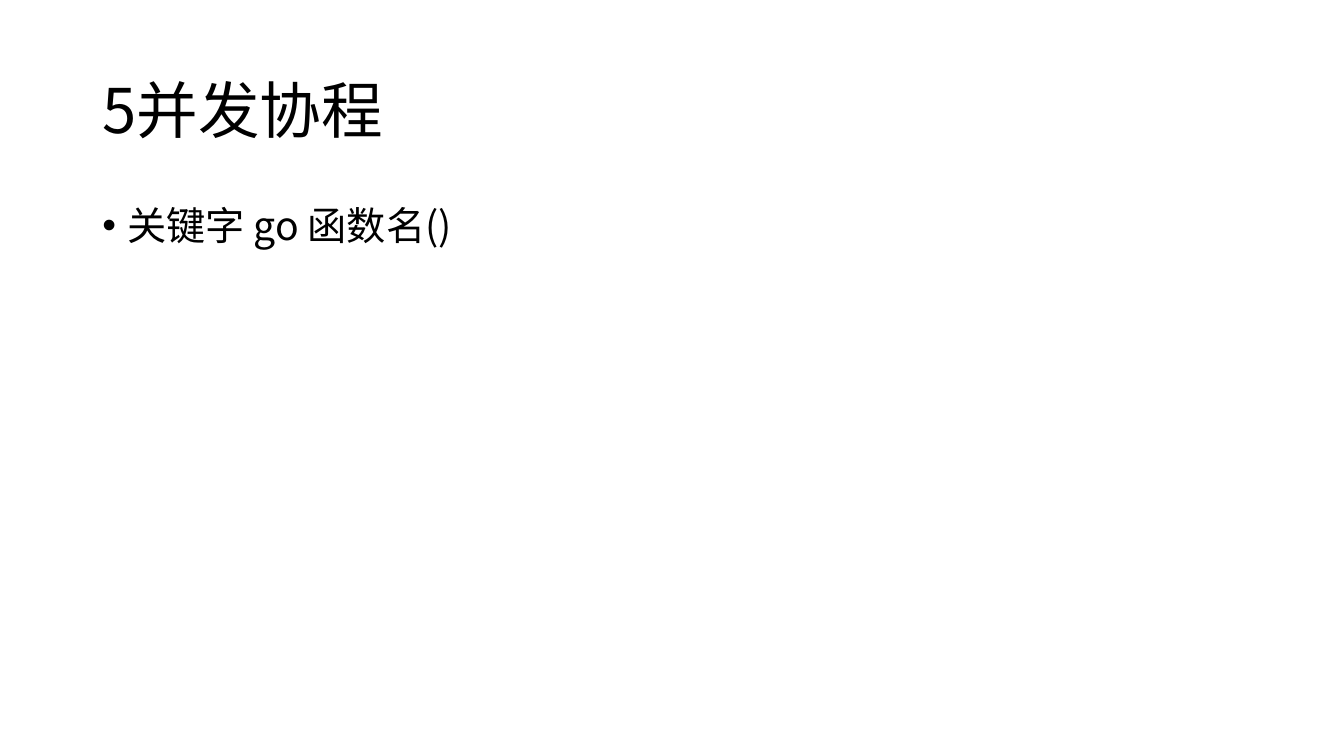
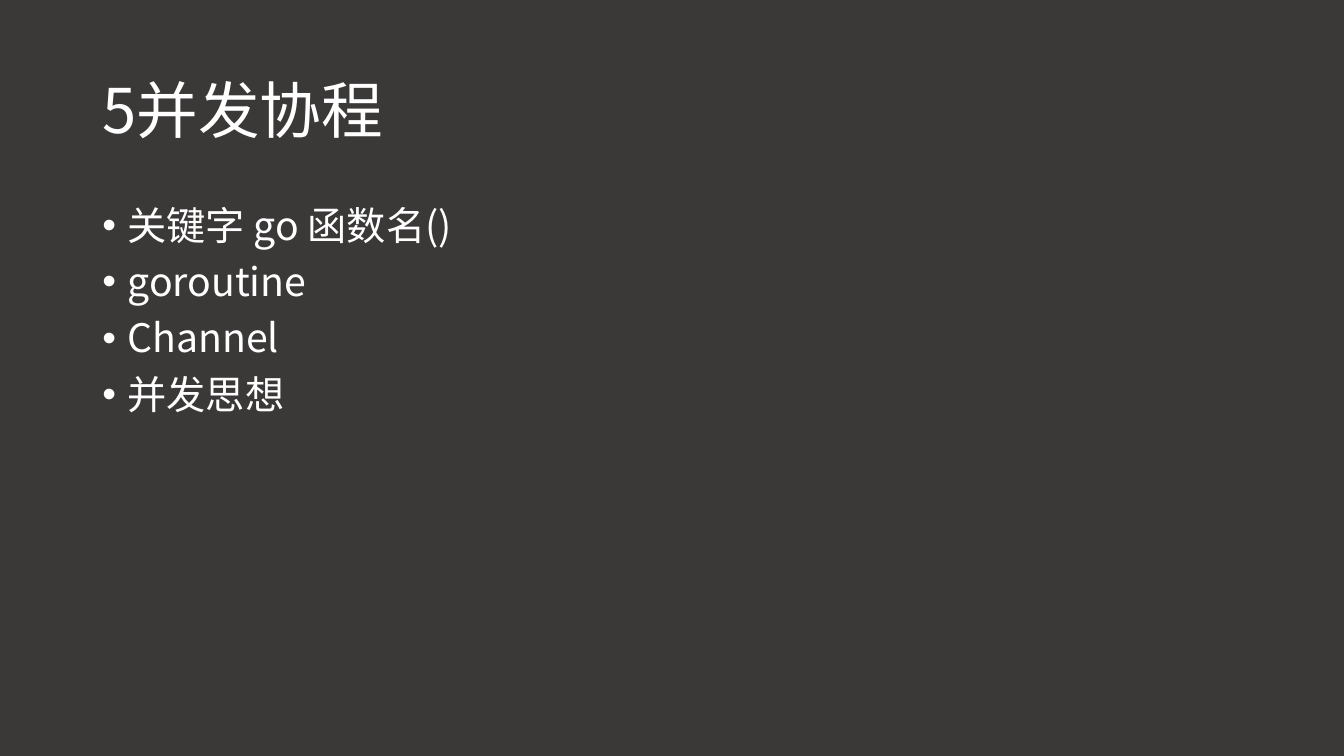
Before and after one commit to melonws/goweb, a slide deck: slide 26 of study.pptx. Drawn at 1344x756 pixels with LibreOffice and Linux fonts; fonts in the diff are those of the drawing. Boxes give left, top, right and bottom in pixels: in the first picture for what was removed or moved away, otherwise in the second. Text is boxed around its words. In the diff, an @@ line names an element or a change of style, - is before the commit and + after.

```diff
--- a/study.pptx
+++ b/study.pptx
@@ background #FFFFFF to #3B3838 @@
@@ title "5并发协程" at (x1=102, y1=81, x2=383, y2=138): text colour #000000 to #FFFFFF @@
@@ text at (x1=128, y1=207, x2=452, y2=250): text colour #000000 to #FFFFFF in "关键字 go 函数名()" @@
@@ text at (x1=128, y1=265, x2=307, y2=412): paragraphs added @@
+• goroutine
+• Channel
+• 并发思想
```
Also in this commit, not shown: 1 other slide changed, 11 other files.
